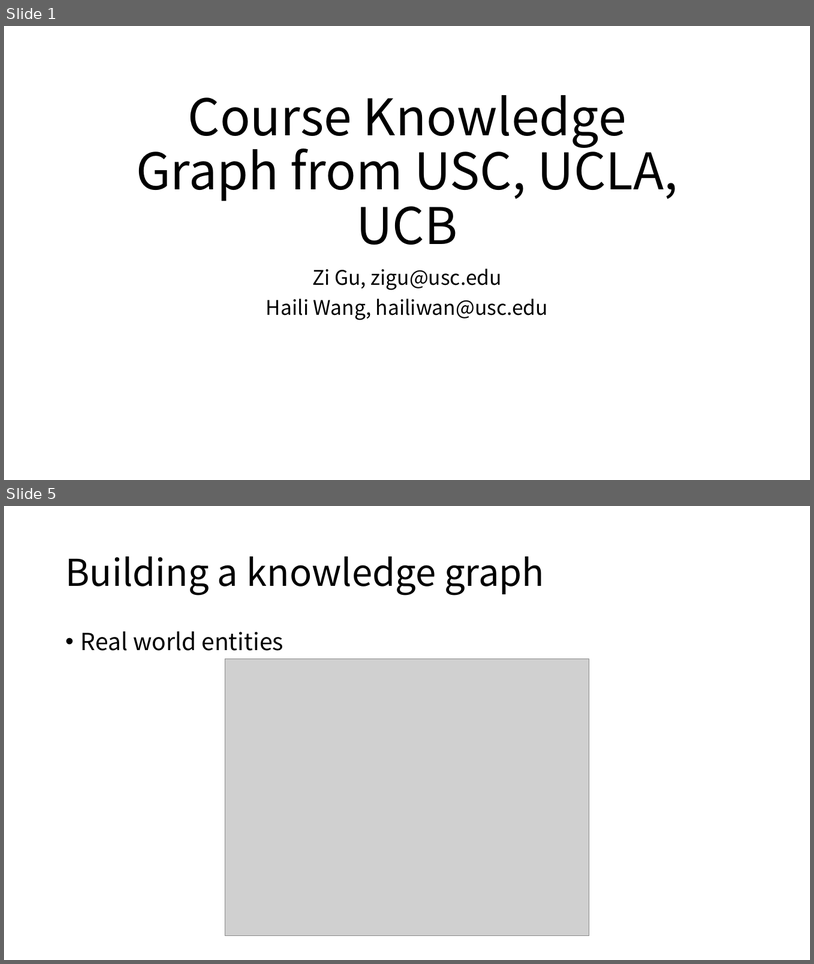
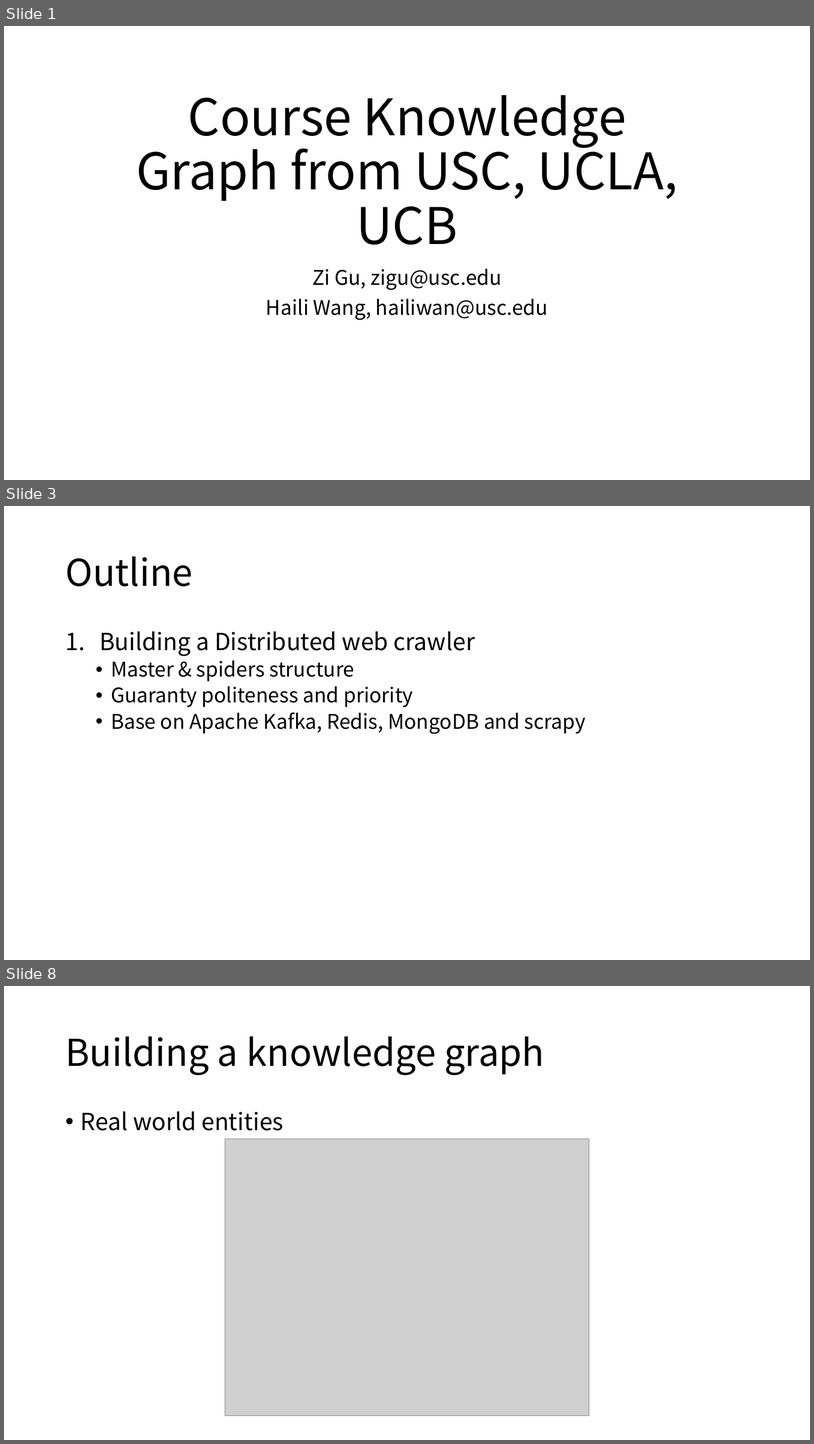
Before and after one commit to GUZiGit/INF558Group, a slide deck: Documents/FinalPresentation/finalPre.pptx. Shown one above the other, each under a label of ours: slides 1 and 5 before the commit, slides 1, 3 and 8 after it; the slides between them are not shown. The pictures are 814x964 and 814x1444 pixels, drawn with LibreOffice and Linux fonts; fonts in the diff are those of the drawing; grey boxes stand for pictures. Boxes give left, top, right and bottom in pixels: in the first picture for what was removed or moved away, otherwise in the second. Text is boxed around its words. In the diff, an @@ line names an element or a change of style, - is before the commit and + after.

```diff
--- a/Documents/FinalPresentation/finalPre.pptx
+++ b/Documents/FinalPresentation/finalPre.pptx
@@ slide 3 added at [4, 506, 810, 960], background #FFFFFF @@
@@ title added at [65, 556, 192, 586], 44 pt, text #000000 @@
+Outline
@@ text added at [99, 631, 586, 734], 24 pt, text #000000 @@
+1. Building a Distributed web crawler
+  • Master & spiders structure
+  • Guaranty politeness and priority
+  • Base on Apache Kafka, Redis, MongoDB and scrapy
@@ what was slide 5 is now slide 8 @@
```
Also in this commit, not shown: 5 slides changed, 4 other slides added, 1 other file.
